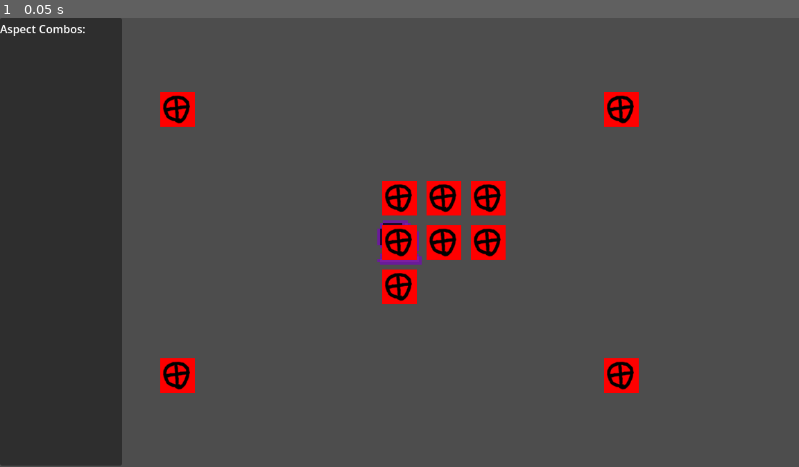
Above: before the commit, frame 1.
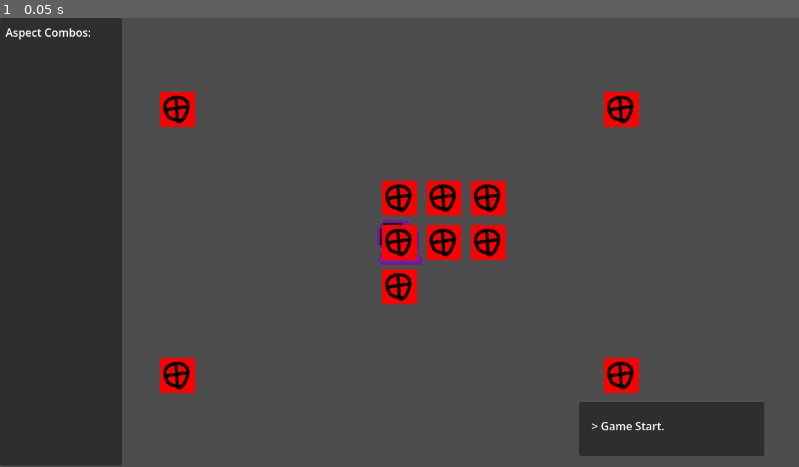
Above: after the commit, the same moment.

Repository: LiterallyANoodle/LATech-Game-Jam-2026
Game: Godot game, scene res://scenes/Main.tscn
Same seed, same stepped clock (60 frames per second), same inputs: the game is played once before the commit and once after it.
Inputs:
- Up to frame 1 (0.05 s): no input

The runs differ from the first frame. In frame 1, 2.9% of the frame differs, in the area x 0-96%, y 1-98%.

Commit message:
log begin

Diff:
--- a/la-tech-game-jam-2026/scenes/Main.tscn
+++ b/la-tech-game-jam-2026/scenes/Main.tscn
@@ -2,7 +2,8 @@
 
 [ext_resource type="PackedScene" uid="uid://d0isrspvp35fo" path="res://scenes/player.tscn" id="1_elqb8"]
 [ext_resource type="Script" uid="uid://l1d8mran7vpv" path="res://scenes/main.gd" id="1_rvslj"]
-[ext_resource type="Script" uid="uid://dw6p5rmvhftdt" path="res://scenes/panel_container.gd" id="3_0bbpv"]
+[ext_resource type="Script" uid="uid://b5le7bc3lkue8" path="res://scenes/panel_container.gd" id="3_0bbpv"]
+[ext_resource type="Script" uid="uid://bds67kdtfwd8p" path="res://scenes/rich_text_label.gd" id="4_rarhs"]
 
 [node name="Main" type="Node2D" unique_id=429696055]
 script = ExtResource("1_rvslj")
@@ -13,20 +14,36 @@
 
 [node name="CanvasLayer" type="CanvasLayer" parent="." unique_id=816505806]
 
-[node name="PanelContainer" type="PanelContainer" parent="CanvasLayer" unique_id=1457375074]
+[node name="AspectPanelContainer" type="PanelContainer" parent="CanvasLayer" unique_id=1457375074]
 offset_right = 176.0
 offset_bottom = 646.0
 script = ExtResource("3_0bbpv")
 
-[node name="MarginContainer" type="MarginContainer" parent="CanvasLayer/PanelContainer" unique_id=1388306100]
+[node name="MarginContainer" type="MarginContainer" parent="CanvasLayer/AspectPanelContainer" unique_id=1388306100]
+layout_mode = 2
+theme_override_constants/margin_left = 8
+theme_override_constants/margin_top = 5
+
+[node name="VBoxContainer" type="VBoxContainer" parent="CanvasLayer/AspectPanelContainer/MarginContainer" unique_id=810001899]
 layout_mode = 2
 
-[node name="VBoxContainer" type="VBoxContainer" parent="CanvasLayer/PanelContainer/MarginContainer" unique_id=810001899]
+[node name="HBoxContainer" type="HBoxContainer" parent="CanvasLayer/AspectPanelContainer/MarginContainer/VBoxContainer" unique_id=1796420284]
 layout_mode = 2
 
-[node name="HBoxContainer" type="HBoxContainer" parent="CanvasLayer/PanelContainer/MarginContainer/VBoxContainer" unique_id=1796420284]
-layout_mode = 2
-
-[node name="Label" type="Label" parent="CanvasLayer/PanelContainer/MarginContainer/VBoxContainer" unique_id=1106785]
+[node name="Label" type="Label" parent="CanvasLayer/AspectPanelContainer/MarginContainer/VBoxContainer" unique_id=1106785]
 layout_mode = 2
 text = "Aspect Combos:"
+
+[node name="LogPanelContainer" type="PanelContainer" parent="CanvasLayer" unique_id=1609054408]
+offset_left = 835.0
+offset_top = 554.0
+offset_right = 1102.0
+offset_bottom = 632.0
+
+[node name="MarginContainer" type="MarginContainer" parent="CanvasLayer/LogPanelContainer" unique_id=493092242]
+layout_mode = 2
+theme_override_constants/margin_left = 18
+
+[node name="RichTextLabel" type="RichTextLabel" parent="CanvasLayer/LogPanelContainer/MarginContainer" unique_id=319876137]
+layout_mode = 2
+script = ExtResource("4_rarhs")
--- /dev/null
+++ b/la-tech-game-jam-2026/scenes/rich_text_label.gd
@@ -0,0 +1,20 @@
+extends RichTextLabel
+
+
+func _ready() -> void:
+
+	# Clear
+	text = ""
+	SignalBus.log_event.connect(_on_log_event)
+
+	# Init message
+	_on_log_event("Game Start.")
+
+func _on_log_event(message: String) -> void:
+	# Add a new line with the message and add ">" to begining of message
+	# [color] tags work here if you enable 'BBCode Enabled' in the inspector
+	append_text("\n> " + message)
+
+	# Autoscroll to the bottom so we see the newest message
+	var scrollbar: VScrollBar = get_v_scroll_bar()
+	scrollbar.value = scrollbar.max_value
--- a/la-tech-game-jam-2026/scenes/signal_bus.gd
+++ b/la-tech-game-jam-2026/scenes/signal_bus.gd
@@ -1,3 +1,5 @@
 extends Node
 
 signal PLAYER_MOVED(direction: Vector2)
+
+signal log_event(message: String)
